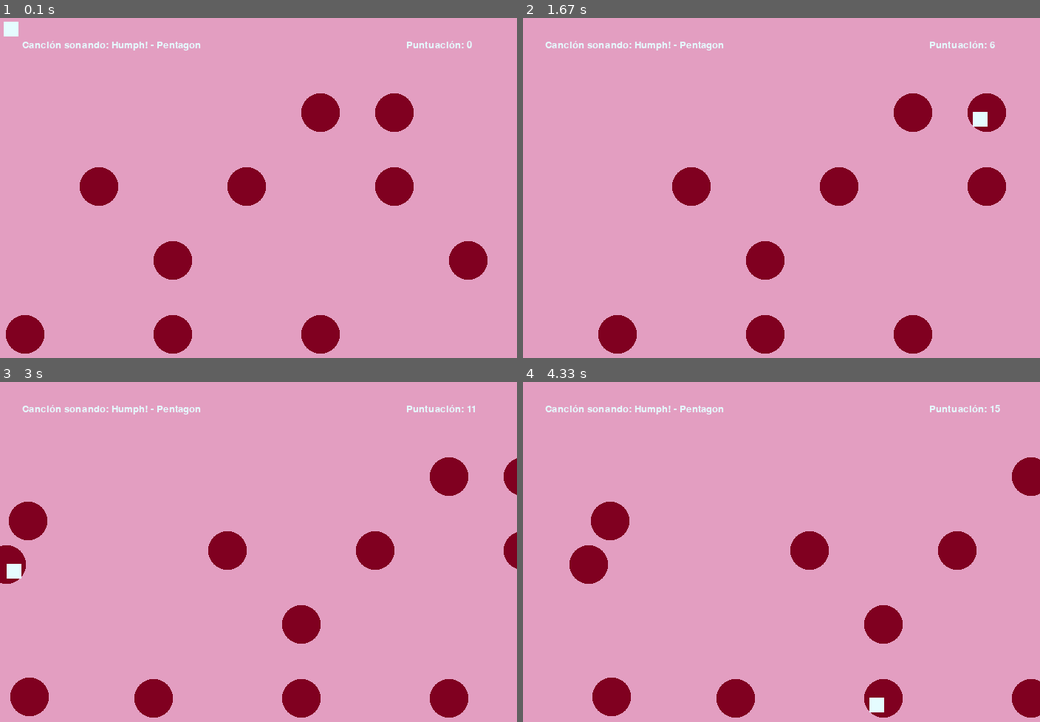
Above: before the commit, frames 1-4 (two rows, left to right).
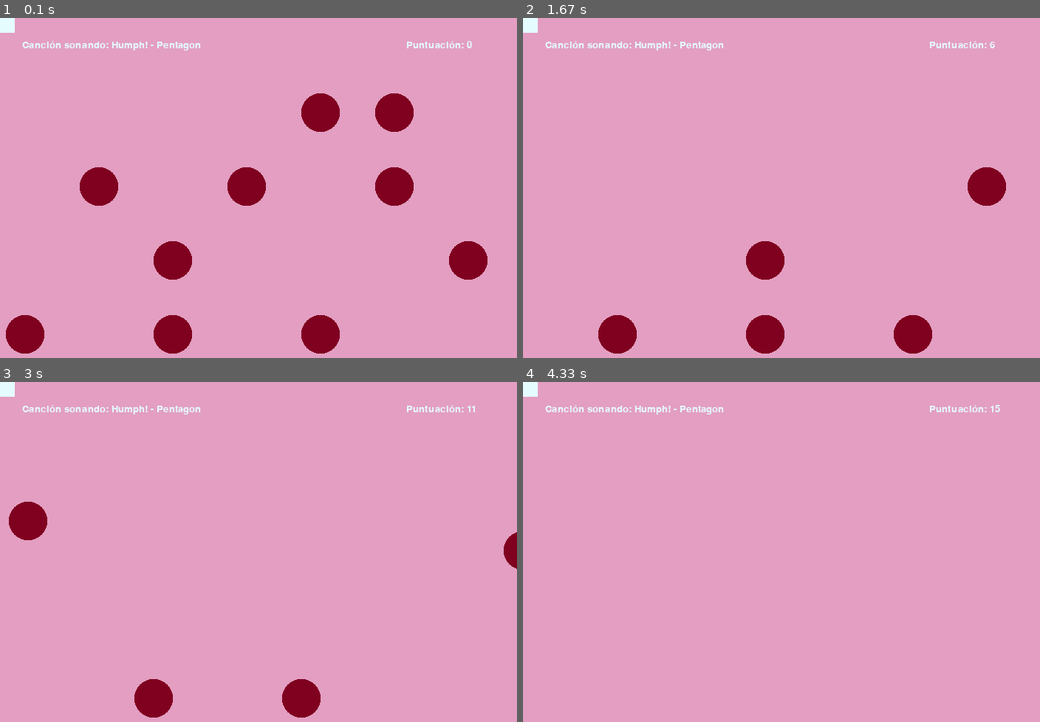
Above: after the commit, the same moments.

Repository: 2019-B-GR1-Python/py-diaz-pachacama-b612
Game: pygame game, started from proyecto-osu/pruebas/juego-mod.py
Two runs of this game, one before a commit and one after it. Both use one fixed random seed, a clock stepped at 60 frames per second and the inputs below.
Inputs (mouse positions are in pixels of both pictures, inside the frame that each line leads up to):
- Up to frame 1 (0.1 s): no input
- Up to frame 2 (1.67 s): click (631, 184) at 0.38 s; click (797, 184) at 0.72 s; click (884, 113) at 1.05 s; click (972, 113) at 1.38 s
- Up to frame 3 (3 s): click (242, 623) at 1.72 s; click (5, 694) at 2.05 s; click (418, 698) at 2.38 s; click (5, 562) at 2.72 s
- Up to frame 4 (4.33 s): click (1034, 548) at 3.05 s; click (564, 521) at 3.38 s; click (709, 698) at 3.72 s; click (869, 698) at 4.05 s

The runs differ from the first frame. In frame 1, 0.1% of the frame differs, in the area x 0-4%, y 0-6%; in frame 2, 2.8%; in frame 3, 4.8%; in frame 4, 6.5%, in the area x 0-100%, y 0-99%.

Commit message:
por ahora vale el clic :)

Diff:
--- a/proyecto-osu/pruebas/juego-mod.py
+++ b/proyecto-osu/pruebas/juego-mod.py
@@ -100,7 +100,6 @@
             else:
                 block.rect.x = xpos[counter]
                 counter =  counter + 1
-            print(block.rect.x)
             block.rect.y = random.choice(ypos)
 
             self.block_list.add(block)
@@ -112,28 +111,27 @@
 
 
     def process_events(self):
+        pos = pygame.mouse.get_pos()
         for event in pygame.event.get():
             if event.type == pygame.QUIT:
                 return True
             if event.type == pygame.MOUSEBUTTONDOWN:
                 if self.game_over:
                     self.__init__()
+                else:
+                    blocks_hit_list = [s for s in self.block_list if s.rect.collidepoint(pos)]
+                    for block in blocks_hit_list:
+                        self.block_list.remove(block)
+                        self.all_sprites_list.remove(block)
+                        self.score += 1
+                        print(self.score)
 
         return False
 
 
     def run_logic(self):
         if not self.game_over:
-            # Move all the sprites
-            self.all_sprites_list.update()
-            pos = pygame.mouse.get_pos()
-            blocks_hit_list = [s for s in self.block_list if s.rect.collidepoint(pos)]
-            for block in blocks_hit_list:
-                self.score += 1
-                print(self.score)
-                self.block_list.remove(block)
-                # You can do something with "block" here.
-
+            self.block_list.update()
             if len(self.block_list) == 0:
                 self.game_over = True
 
